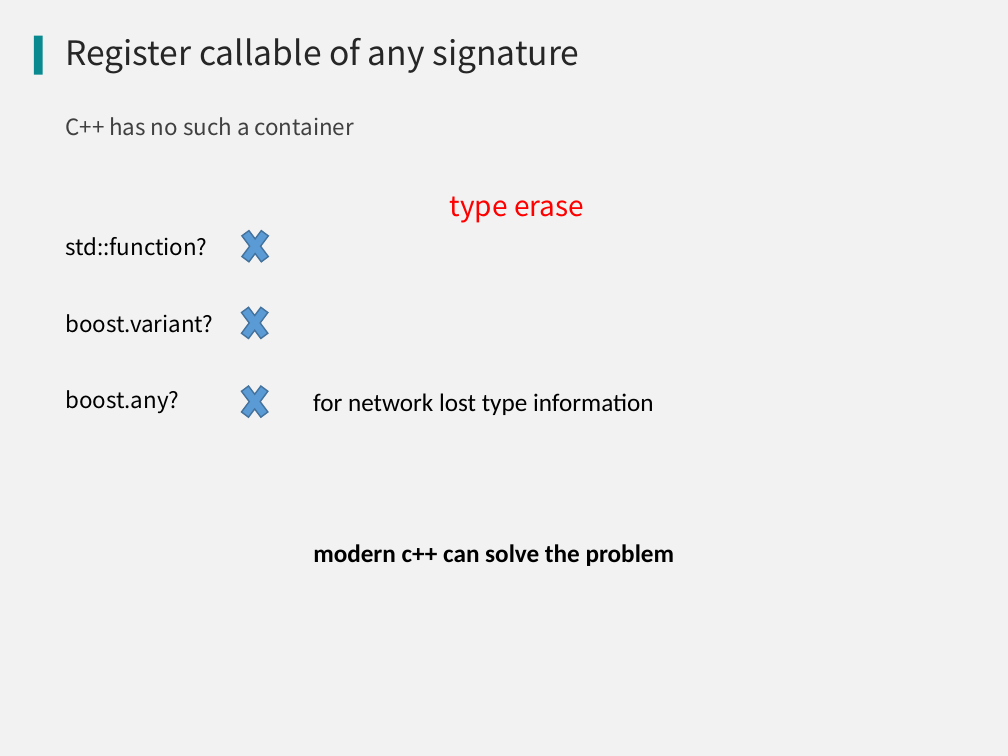
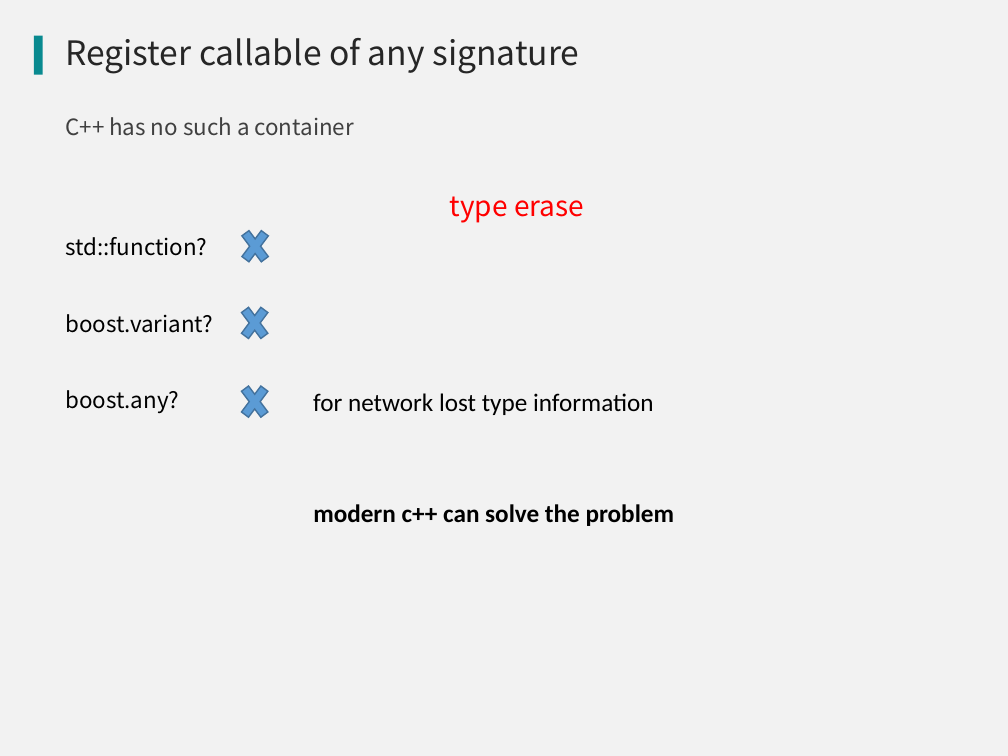
Before and after one commit to qicosmos/cppnow2017-ppt, a slide deck: slide 12 of An easy to use RPC framework implemented by c++11 and c++14.pptx. Drawn at 1008x756 pixels with LibreOffice and Linux fonts; fonts in the diff are those of the drawing; background and template pictures are left out. Boxes give left, top, right and bottom in pixels: in the first picture for what was removed or moved away, otherwise in the second. Text is boxed around its words. In the diff, an @@ line names an element or a change of style, - is before the commit and + after.

```diff
--- a/An easy to use RPC framework implemented by c++11 and c++14.pptx
+++ b/An easy to use RPC framework implemented by c++11 and c++14.pptx
@@ text "modern c++ can solve the ...": place and size @@
-text "modern c++ can solve the ..." at box(313, 544, 675, 566)
+text "modern c++ can solve the ..." at box(313, 504, 675, 526)
```
Also in this commit, not shown: 3 other slides changed, 1 slide added, 2 other files.
